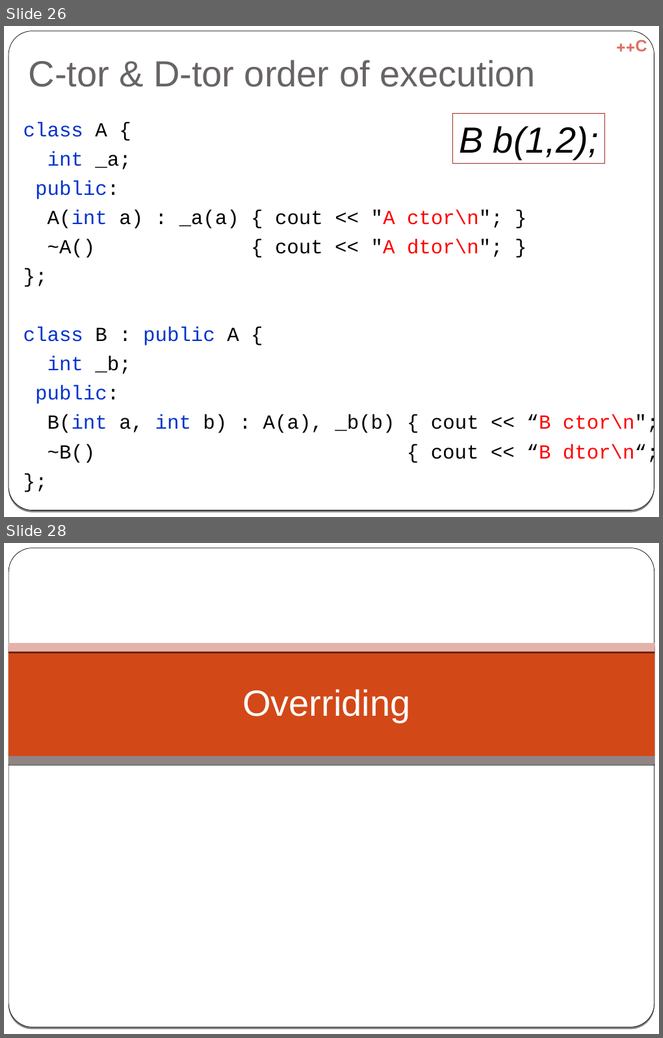
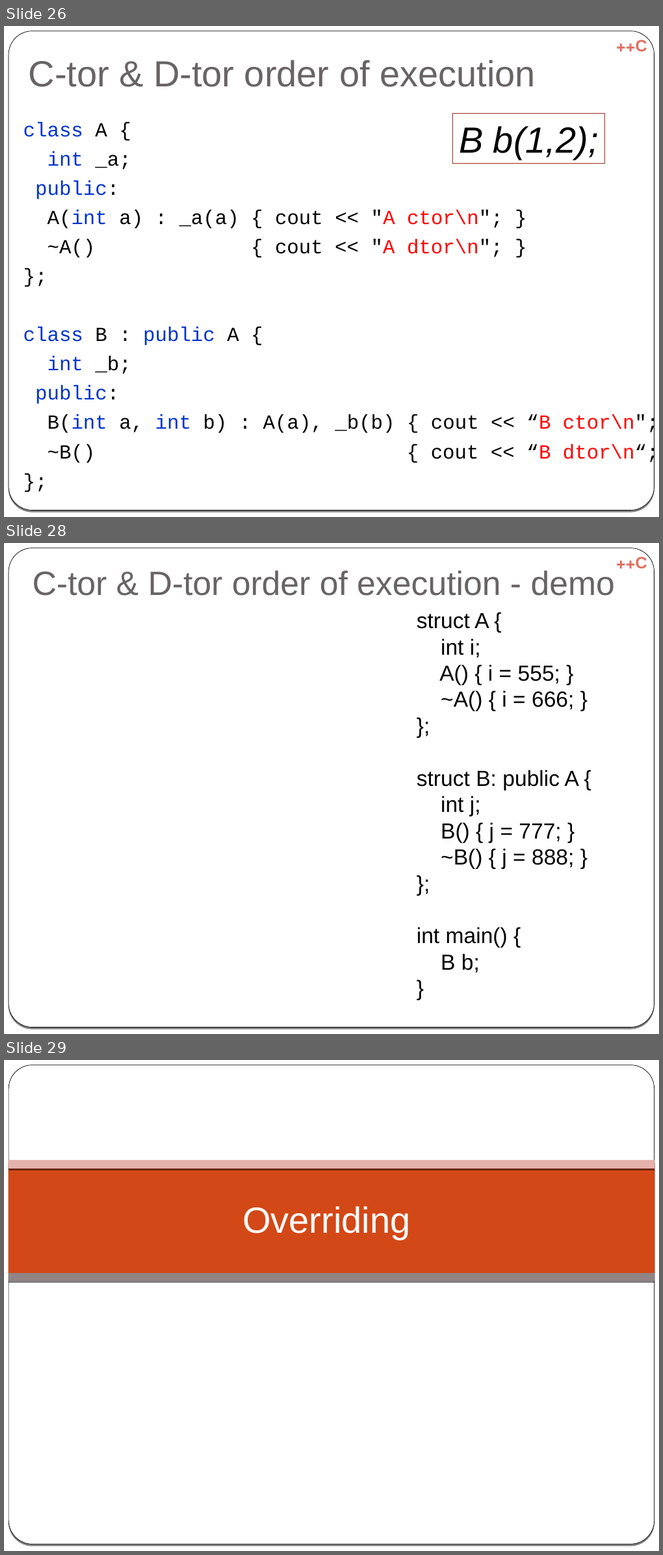
Before and after one commit to cpp-at-ariel/cpp-5778, a slide deck: week06-inheritance/slides-inheritance.odp. Shown one above the other, each under a label of ours: slides 26 and 28 before the commit, slides 26, 28 and 29 after it; the slides between them are not shown. The pictures are 663x1038 and 663x1555 pixels, drawn with LibreOffice and Linux fonts; fonts in the diff are those of the drawing. Boxes give left, top, right and bottom in pixels: in the first picture for what was removed or moved away, otherwise in the second. Text is boxed around its words. In the diff, an @@ line names an element or a change of style, - is before the commit and + after.

```diff
--- a/week06-inheritance/slides-inheritance.odp
+++ b/week06-inheritance/slides-inheritance.odp
@@ slide 28 added at [4, 543, 659, 1034], background gradient #000000 to #FFFFFF; not listed: 3 template elements that a slide beside it also shows @@
@@ title added at [33, 570, 615, 596], 37 pt, text #696464 @@
+C-tor & D-tor order of execution - demo
@@ text added at [417, 613, 579, 973], 24.1 pt, text #000000 @@
+struct A {
+int i;
+A() { i = 555; }
+~A() { i = 666; }
+};
+struct B: public A {
+int j;
+B() { j = 777; }
+~B() { j = 888; }
+};
+int main() {
+B b;
+}
@@ what was slide 28 is now slide 29 @@
```
Also in this commit, not shown: 1 slide changed, 1 other file.
